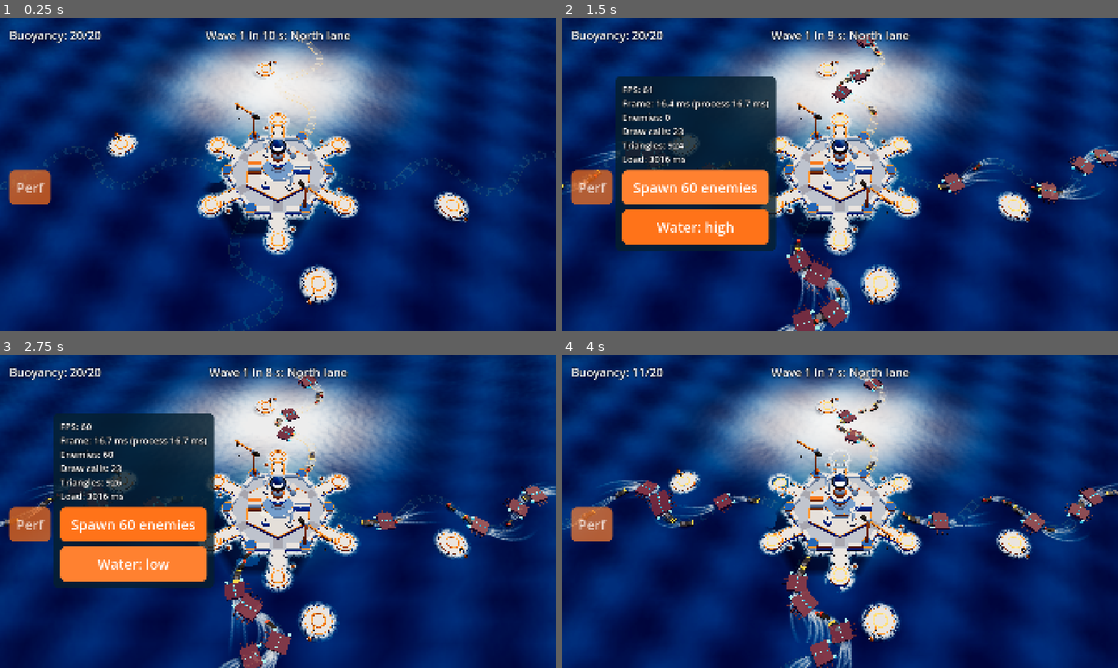
Above: before the commit, frames 1-4 (two rows, left to right).
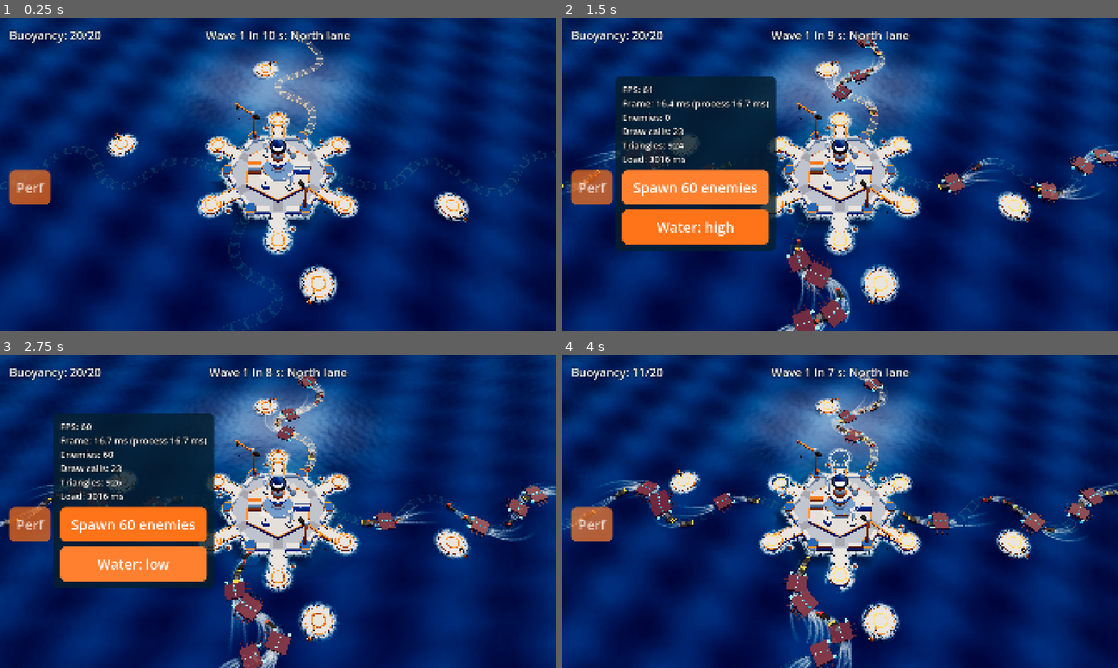
Above: after the commit, the same moments.

Repository: tinydustrystudio-hub/Hai-trinh
Game: Godot game, scene res://main/boot.tscn
Two runs of this game, one before a commit and one after it. Both use one fixed random seed, a clock stepped at 60 frames per second and the inputs below.
Inputs:
- Up to frame 1 (0.25 s): no input
- Up to frame 2 (1.5 s): click "Perf" at 0.5 s; click "Spawn 60 enemies" at 1.25 s
- Up to frame 3 (2.75 s): click "Water: high" at 2 s
- Up to frame 4 (4 s): click "Water: low" at 2.75 s; click "Perf" at 3.5 s

The runs differ from the first frame. In frame 1, 13% of the frame differs, in the area x 25-76%, y 5-71%; in frame 2, 11%; in frame 3, 11%; in frame 4, 13%.

Commit message:
Vệt sáng nước dịu lại; bóng giả của pháo đài sát chân đảo hơn
Co-Authored-By: Claude Opus 5.5 <noreply@anthropic.com>
Claude-Session: https://claude.ai/code/session_017DSNC8MWevobFBo6fQDEF6

Diff:
--- a/battle/map/island.gd
+++ b/battle/map/island.gd
@@ -79,7 +79,7 @@
 	var away: Vector3 = -Vector3(sun.x, 0.0, sun.z).normalized()
 	var length: float = 1.0 / maxf(sun.y, 0.2)
 	var r: float = layout.fortress_radius
-	_soft_disc(st, layout.fortress_center + away * r * 0.25 * length, r * 1.02, r * 0.18, 6, 0.0)
+	_soft_disc(st, layout.fortress_center + away * r * 0.1 * length, r * 0.96, r * 0.3, 6, 0.0)
 	for center: Vector3 in layout.satellite_centers:
 		_soft_disc(st, center + away * 0.6 * length, layout.satellite_radius, 1.2, 20, 0.0)
 	return MeshKit.commit(st)
--- a/battle/ocean/water.gdshader
+++ b/battle/ocean/water.gdshader
@@ -16,6 +16,7 @@
 uniform vec2 highlight_center = vec2(0.0, -34.0);
 uniform vec2 highlight_size = vec2(31.0, 18.0);
 uniform float highlight_strength = 1.0;
+uniform vec4 highlight_color : source_color = vec4(0.75, 0.82, 0.9, 1.0);
 uniform float sparkle_strength = 0.6;
 uniform sampler2D normal_a : hint_normal, repeat_enable, filter_linear_mipmap;
 uniform sampler2D normal_b : hint_normal, repeat_enable, filter_linear_mipmap;
@@ -98,8 +99,8 @@
 	vec3 water_light = vec3(-to_camera.x, to_camera.y, -to_camera.z);
 	vec2 offset = (v_world.xz - highlight_center) / highlight_size;
 	float area = exp(-dot(offset, offset));
-	float sheen = pow(max(dot(reflected, water_light), 0.0), 12.0);
-	color += sun_color.rgb * area * (0.22 + sheen * 0.8) * highlight_strength;
+	float sheen = pow(max(dot(reflected, water_light), 0.0), 20.0);
+	color += mix(highlight_color.rgb, sun_color.rgb, 0.4) * area * (0.07 + sheen * 0.3) * highlight_strength;
 
 	// Lấp lánh nhẹ rải đều: mỗi ô nhỏ một nhịp nháy riêng, chỉ trên mặt sóng nghiêng.
 	if (detail > 0) {
